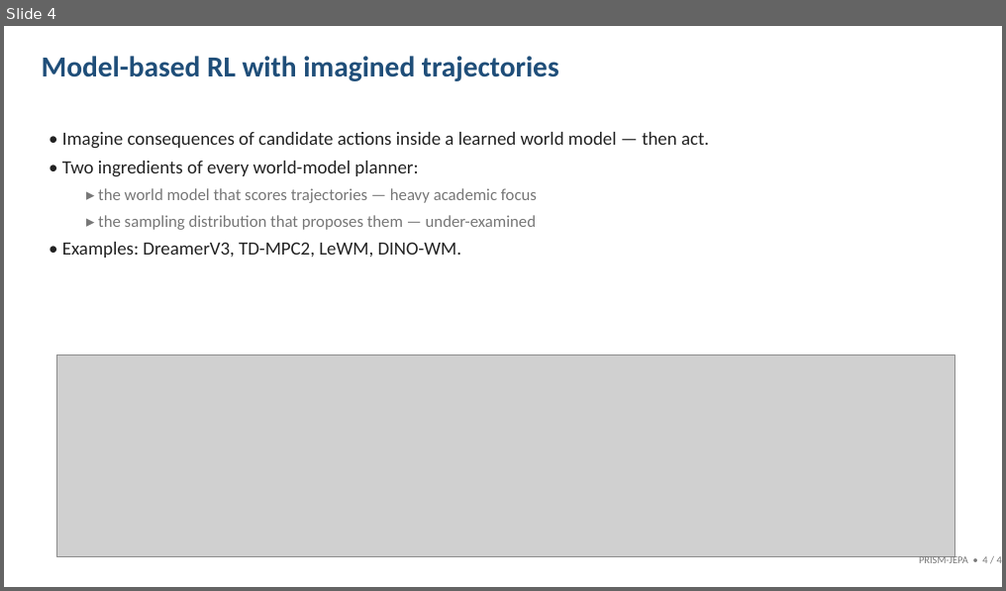
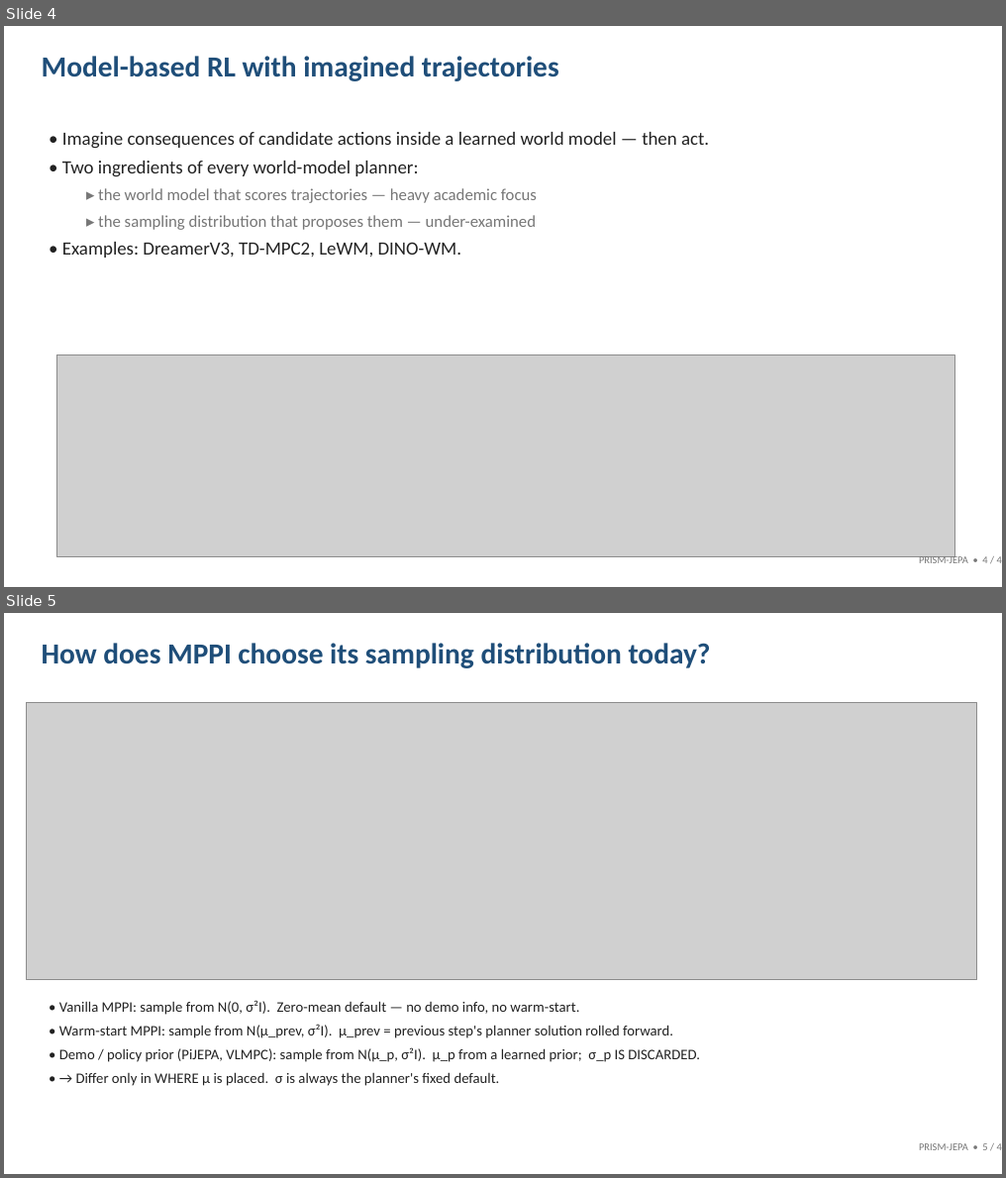
Before and after one commit to yomama2311/prism-ben, a slide deck: prism_jepa_slides.pptx. Shown one above the other, each under a label of ours: slide 4 before the commit, slides 4 and 5 after it. The pictures are 1006x591 and 1006x1178 pixels, drawn with LibreOffice and Linux fonts; fonts in the diff are those of the drawing; grey boxes stand for pictures. Boxes give left, top, right and bottom in pixels: in the first picture for what was removed or moved away, otherwise in the second. Text is boxed around its words. In the diff, an @@ line names an element or a change of style, - is before the commit and + after.

```diff
--- a/prism_jepa_slides.pptx
+++ b/prism_jepa_slides.pptx
@@ slide 5 added at (x1=4, y1=613, x2=1002, y2=1174), background #FFFFFF @@
@@ text added at (x1=42, y1=643, x2=711, y2=668), 28 pt, text #1F4E79, bold @@
+How does MPPI choose its sampling distribution today?
@@ picture added at (x1=27, y1=703, x2=977, y2=980) @@
@@ text added at (x1=59, y1=1000, x2=700, y2=1086), 14 pt, text #222222 @@
+• Vanilla MPPI: sample from N(0, σ²I). Zero-mean default — no demo info, no warm-start.
+• Warm-start MPPI: sample from N(μ_prev, σ²I). μ_prev = previous step's planner solution rolled forward.
+• Demo / policy prior (PiJEPA, VLMPC): sample from N(μ_p, σ²I). μ_p from a learned prior; σ_p IS DISCARDED.
+• → Differ only in WHERE μ is placed. σ is always the planner's fixed default.
@@ text added at (x1=919, y1=1144, x2=1002, y2=1151), 10 pt, text #777777 @@
+PRISM-JEPA • 5 / 48
```
Also in this commit, not shown: 1 slide removed, 2 other files.
